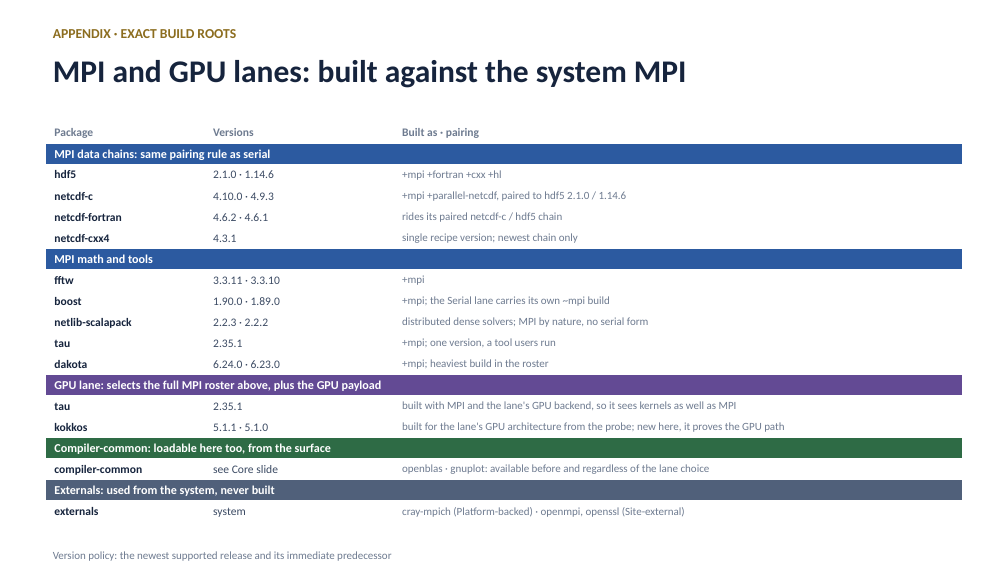
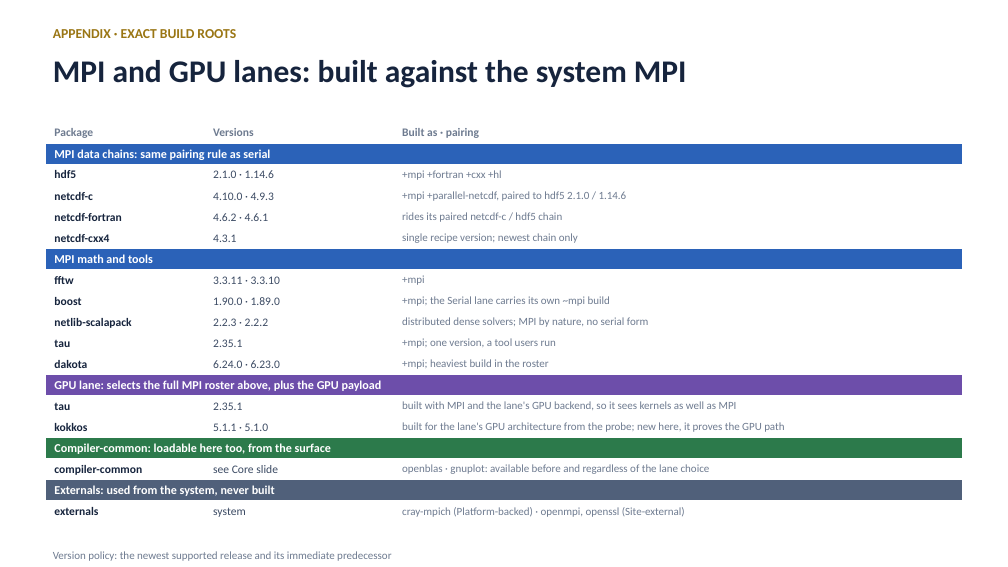
Before and after one commit to ray12514/stack-planning, a slide deck: slide 14 of presentations/cse_lanes_model.pptx. Drawn at 1008x567 pixels with LibreOffice and Linux fonts; fonts in the diff are those of the drawing. Boxes give left, top, right and bottom in pixels: in the first picture for what was removed or moved away, otherwise in the second. Text is boxed around its words. In the diff, an @@ line names an element or a change of style, - is before the commit and + after.

```diff
--- a/presentations/cse_lanes_model.pptx
+++ b/presentations/cse_lanes_model.pptx
@@ table at <box>45,123,963,522</box> @@
@@ fill #2C5AA0 to #2B62B8 in 2 cells @@
@@ fill #634A94 to #6D4EAA in row 13, column 1 @@
@@ fill #2E6B45 to #2C7A4B in row 16, column 1 @@
```
Also in this commit, not shown: 13 other slides changed, 3 other files.
